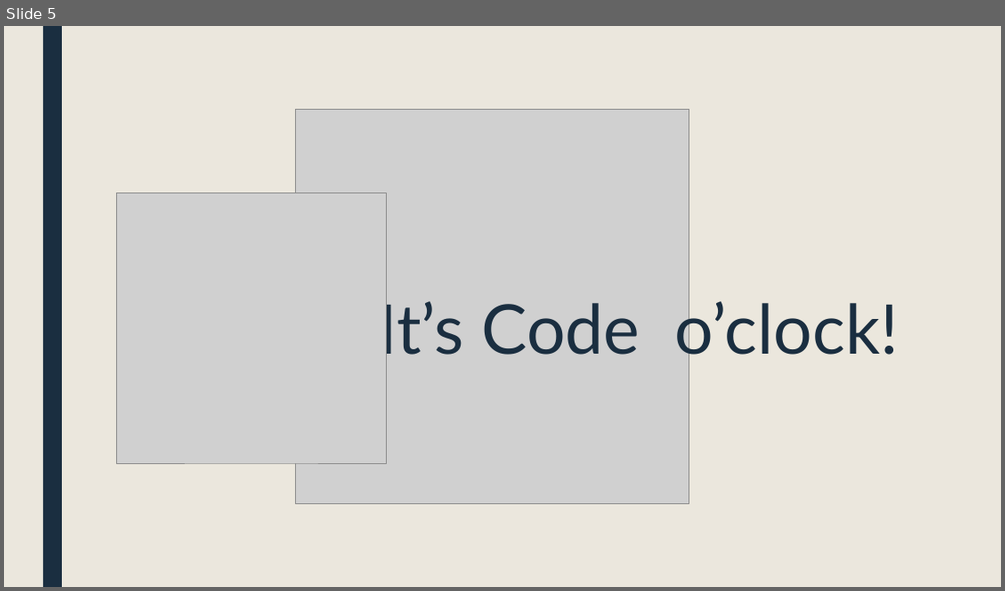
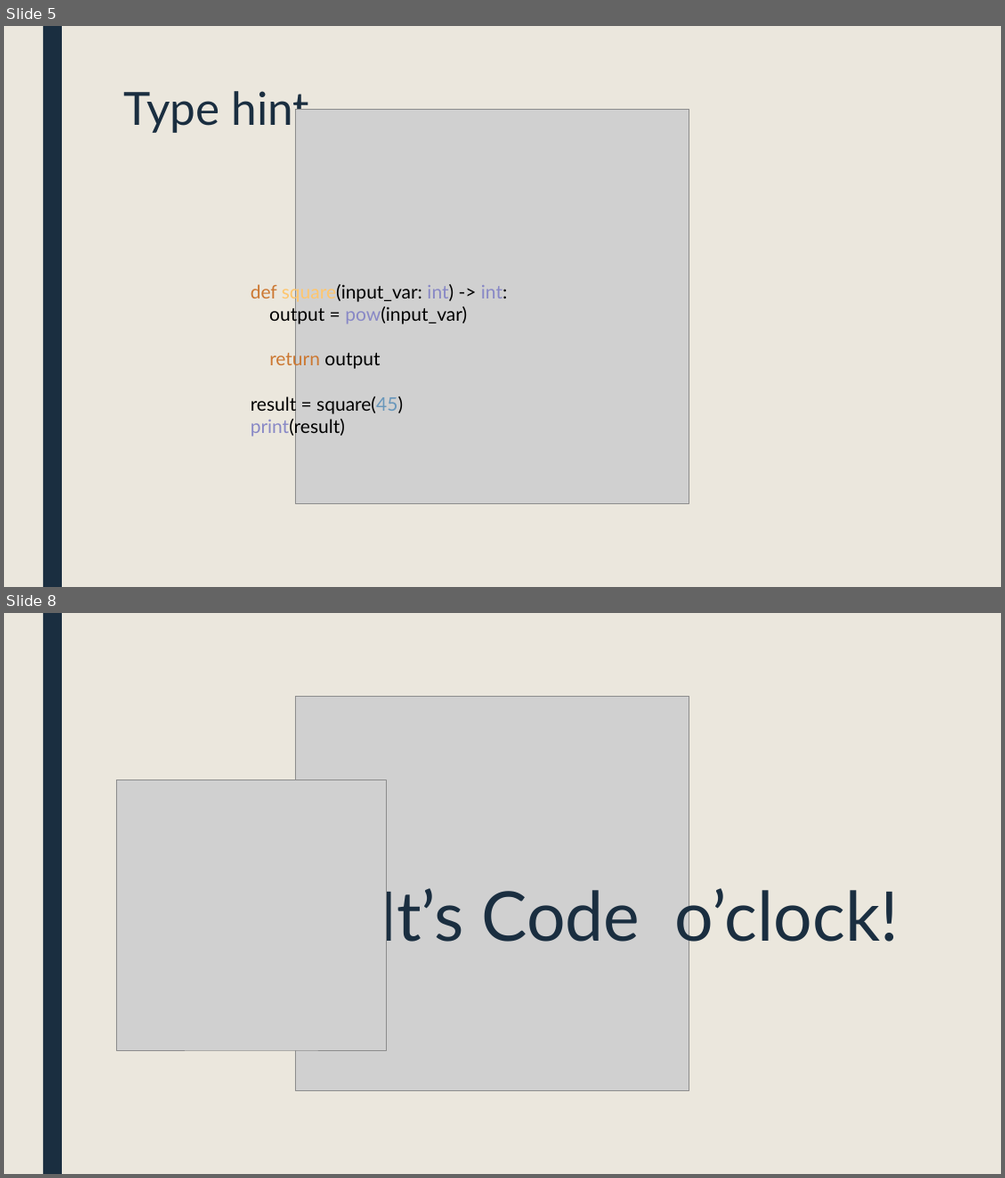
Before and after one commit to istvan-knab/pannonhalma_programozas, a slide deck: elmélet/fuggvenyek.pptx. Shown one above the other, each under a label of ours: slide 5 before the commit, slides 5 and 8 after it; the slides between them are not shown. The pictures are 1005x591 and 1005x1178 pixels, drawn with LibreOffice and Linux fonts; fonts in the diff are those of the drawing; grey boxes stand for pictures. Boxes give left, top, right and bottom in pixels: in the first picture for what was removed or moved away, otherwise in the second. Text is boxed around its words. In the diff, an @@ line names an element or a change of style, - is before the commit and + after.

```diff
--- a/elmélet/fuggvenyek.pptx
+++ b/elmélet/fuggvenyek.pptx
@@ slide 5 added at (x1=4, y1=26, x2=1001, y2=587), background #EBE7DD; not listed: 1 template element that a slide beside it also shows @@
@@ title added at (x1=123, y1=91, x2=310, y2=133), 44 pt, text #1A2E40 @@
+Type hint
@@ picture added at (x1=295, y1=109, x2=689, y2=503) @@
@@ text added at (x1=251, y1=282, x2=507, y2=437), 18 pt, text #000000 @@
+def square(input_var: int) -> int:
+output = pow(input_var)
+return output
+result = square(45)
+print(result)
@@ what was slide 5 is now slide 8 @@
```
Also in this commit, not shown: 1 slide changed, 3 other slides added, 1 slide removed, 1 other file.
